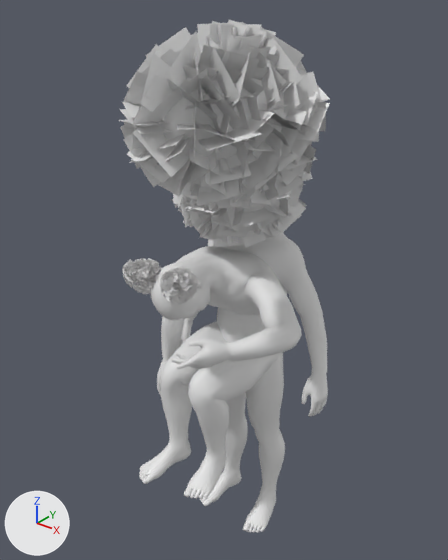
Renders of the glTF model assets/clown/clown.glb from each side of a commit.
The view is the same before and after, from a 50 mm lens placed at (57.3, -78.1, 97.8), pointed at (3.2, -10.5, 55.9). The axes (+X, +Y, +Z) are drawn at lower left. The lights are the same throughout. Where no turn or scale is listed for an object, it has been applied to the vertices. Vertices at the same position are counted once.

Names of what the first picture shows: 'Plane', 'body', 'body.001', 'hair_fur'.
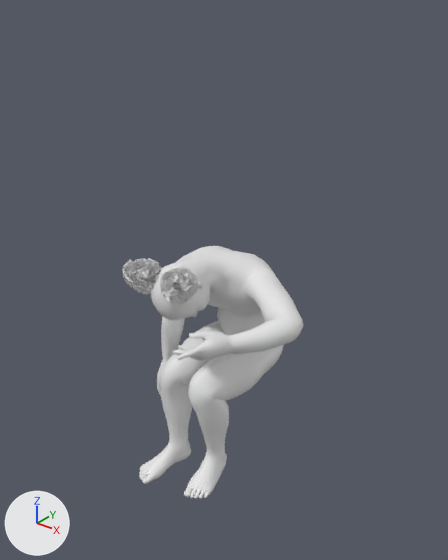
What differs and where, as boxes [x1, y1, x2, y2] in the pictures (448 x 560 px; the box of a moved part takes in the faces that stretch with it):
```json
{"object": "Plane", "change": "deleted", "before": [119, 20, 330, 248]}
{"object": "body.001", "change": "reshaped", "before": [139, 246, 302, 499], "after": [139, 246, 303, 499]}
{"object": "body", "change": "deleted", "before": [177, 233, 328, 533]}
{"part": 1, "of": "me_realistic_white_male_low_poly_002", "change": "moved or reshaped", "before": [171, 265, 302, 369], "after": [173, 265, 303, 360]}
```

The change, as JSON lines over the scene's bpy script:
```json
{"block": "me_realistic_white_male_low_poly_002", "where": "# used by ob_body_001; location = (0.0, 0.0, 0.0)"}
{"op": "remove", "block": "me_realistic_white_male_low_poly_002", "code": "me_realistic_white_male_low_poly_002.from_pydata(...)  # 4944 vertices, 9884 faces; spans x -14.0..18.9, y -29.1..5.0, z 19.2..60.2"}
{"op": "add", "block": "me_realistic_white_male_low_poly_002", "code": "me_realistic_white_male_low_poly_002.from_pydata(...)  # 4944 vertices, 9884 faces; spans x -14.0..19.1, y -29.1..5.0, z 19.2..60.2"}
{"block": "me_realistic_white_male_low_poly_002", "change": "me_realistic_white_male_low_poly_002 part 1: 693 of 4944 vertices moved; they spanned x 3.7..18.9, y -29.1..-3.4, z 50.1..57.4 and now span x 3.8..19.1, y -29.1..-3.4, z 50.6..57.5; mean shift (0.3, 0.0, 1.2); largest move (18.9, -13.6, 52.3) -> (19.1, -13.6, 54.1)"}
{"op": "remove", "block": "ob_body", "code": ["ob_body = bpy.data.objects.new('body', me_realistic_white_male_low_poly)", "ob_body.location = (0.0, 0.0, 0.0)"]}
{"op": "remove", "block": "ob_plane", "code": ["ob_plane = bpy.data.objects.new('Plane', me_plane)", "ob_plane.location = (2.8, 2.4, 70.2)"]}
```
